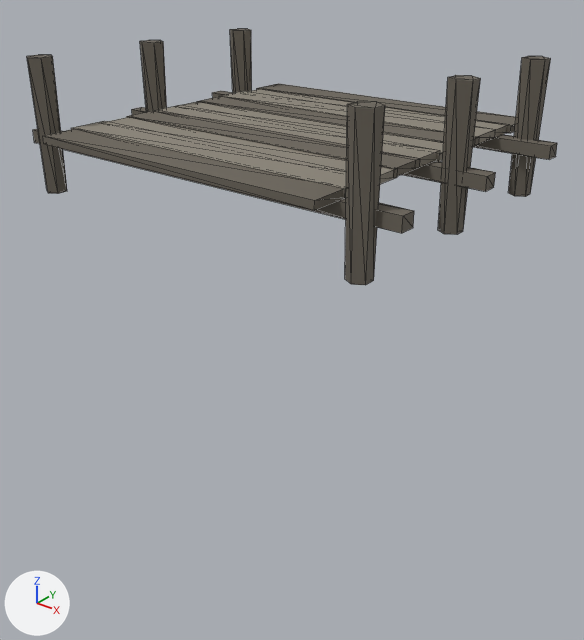
Before and after pictures for a commit that changed the glTF model assets3d/act3/harbor_pier.glb.
Before and after are seen from a 50 mm camera at (4.58, -5.65, 2.21) aimed at (0.1, -0.05, -1.27). Lighting does not change. The marker at lower left points along +X, +Y and +Z. The first picture is the older version. Mesh edges are drawn as thin lines. Vertices at exactly the same position are counted once.

The first picture shows 'harbor_pier'.
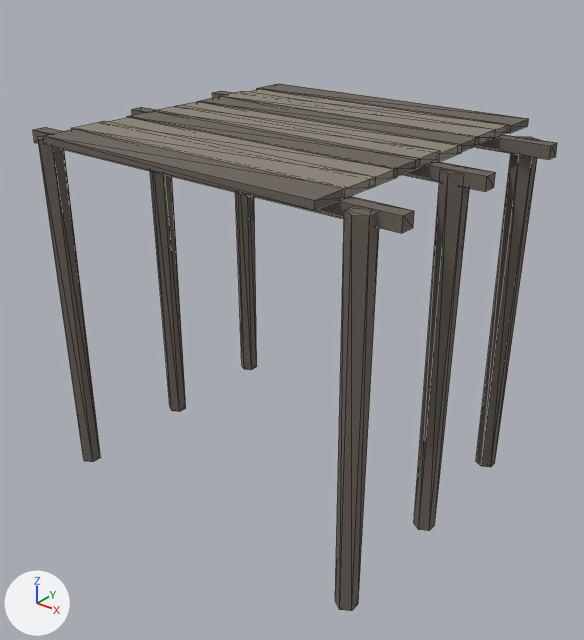
Pixel boxes [x1, y1, x2, y2] of what changed, in the pictures (584 x 640 px; the box of a moved part takes in the faces that stretch with it):
'harbor_pier', reshaped (106% taller): before [27, 29, 557, 285]; after [33, 83, 557, 611]
part 1 of me_harbor_pier, moved or reshaped: before [27, 55, 67, 194]; after [38, 135, 100, 462]
part 2 of me_harbor_pier, moved or reshaped: before [345, 101, 385, 285]; after [335, 207, 379, 611]
part 3 of me_harbor_pier, moved or reshaped: before [140, 40, 167, 112]; after [150, 171, 186, 412]
part 4 of me_harbor_pier, moved or reshaped: before [438, 75, 481, 235]; after [414, 170, 470, 531]
part 5 of me_harbor_pier, moved or reshaped: before [230, 29, 252, 93]; after [235, 192, 257, 370]
part 6 of me_harbor_pier, moved or reshaped: before [508, 56, 551, 197]; after [476, 137, 539, 467]

The change, as a diff of the scene's bpy script:
```diff
--- a/assets3d/act3/harbor_pier.glb.py
+++ b/assets3d/act3/harbor_pier.glb.py
@@ me_harbor_pier @@
 # used by ob_harbor_pier; location = (0.0, 0.0, 0.0)
-me_harbor_pier.from_pydata(...)  # 176 vertices, 276 faces; spans x -2.0..2.0, y -1.53..1.73, z 0.0..1.2
+me_harbor_pier.from_pydata(...)  # 176 vertices, 276 faces; spans x -2.0..2.0, y -1.53..1.73, z -3.0..0.6
+# me_harbor_pier part 1: the loose piece of 12 vertices spanning x -1.8..-1.6, y -1.42..-1.18, z 0.0..1.2 is scaled about its middle by (1, 1, 2.92), then moved by (0.0, 0.0, -1.85)
+# me_harbor_pier part 2: the loose piece of 12 vertices spanning x 1.6..1.8, y -1.42..-1.18, z 0.0..1.2 is scaled about its middle by (1, 1, 2.92), then moved by (0.0, 0.0, -1.85)
+# me_harbor_pier part 3: the loose piece of 12 vertices spanning x -1.8..-1.6, y -0.12..0.12, z 0.0..1.2 is scaled about its middle by (1, 1, 2.92), then moved by (0.0, 0.0, -1.85)
+# me_harbor_pier part 4: the loose piece of 12 vertices spanning x 1.6..1.8, y -0.12..0.12, z 0.0..1.2 is scaled about its middle by (1, 1, 2.92), then moved by (0.0, 0.0, -1.85)
+# me_harbor_pier part 5: the loose piece of 12 vertices spanning x -1.8..-1.6, y 1.18..1.42, z 0.0..1.2 is scaled about its middle by (1, 1, 2.92), then moved by (0.0, 0.0, -1.85)
+# me_harbor_pier part 6: the loose piece of 12 vertices spanning x 1.6..1.8, y 1.18..1.42, z 0.0..1.2 is scaled about its middle by (1, 1, 2.92), then moved by (0.0, 0.0, -1.85)
 me_harbor_pier.materials.append(mat_m__6a645a)
```
